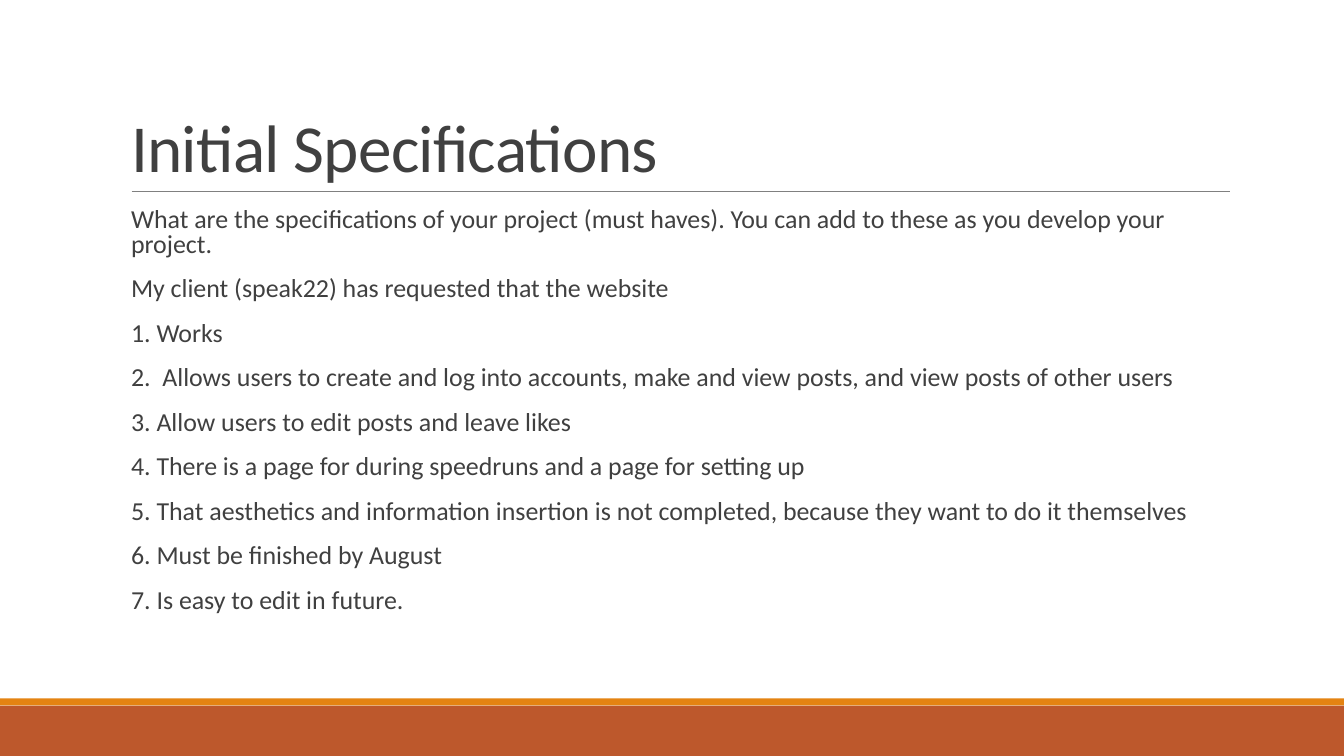
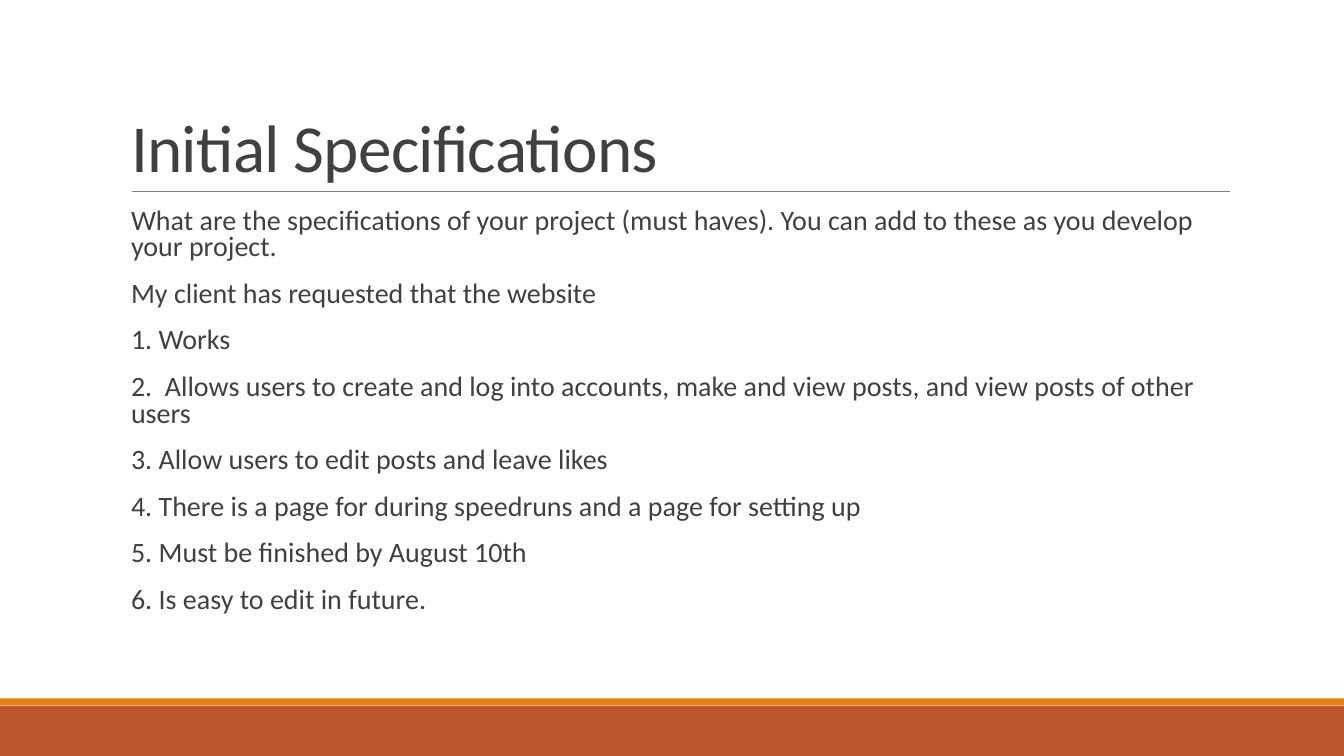
Before and after one commit to Kingston-Smith/13DigitalAlternate, a slide deck: slide 5 of AS91903_91906_Evidence_Template.pptx. Drawn at 1344x756 pixels with LibreOffice and Linux fonts; fonts in the diff are those of the drawing. Boxes give left, top, right and bottom in pixels: in the first picture for what was removed or moved away, otherwise in the second. Text is boxed around its words. In the diff, an @@ line names an element or a change of style, - is before the commit and + after.

```diff
--- a/AS91903_91906_Evidence_Template.pptx
+++ b/AS91903_91906_Evidence_Template.pptx
@@ text at [131, 209, 1194, 521]: size 18.5 to 20 pt in "What are the specifications of your project ...", "1. Works", "2. Allows users to create and log ...", "3. Allow users to edit posts and ..." and 1 more places @@
@@ text at [131, 283, 596, 308]: text changed; size 18.5 to 20 pt @@
-  My client (speak22) has requested that the website
+  My client has requested that the website
@@ text at [131, 542, 526, 614]: text changed; size 18.5 to 20 pt @@
-  5. That aesthetics and information insertion is not completed, because they want to do it themselves
-  6. Must be finished by August
-  7. Is easy to edit in future.
+  5. Must be finished by August 10th
+  6. Is easy to edit in future.
```
Also in this commit, not shown: 1 slide removed.
